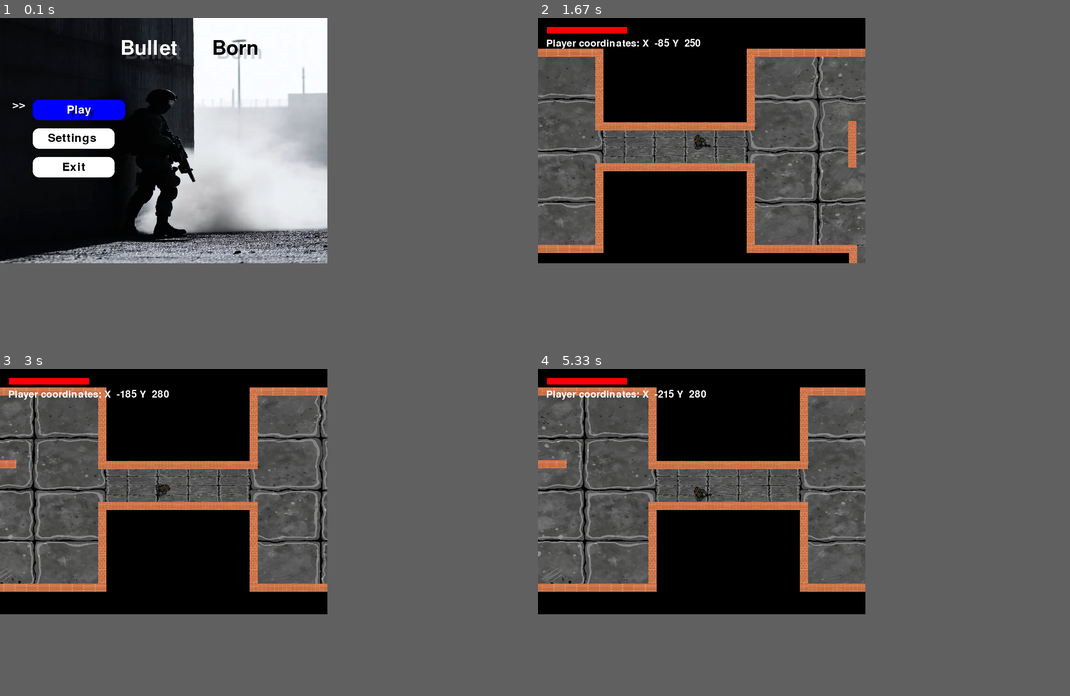
Above: before the commit, frames 1-4 (two rows, left to right).
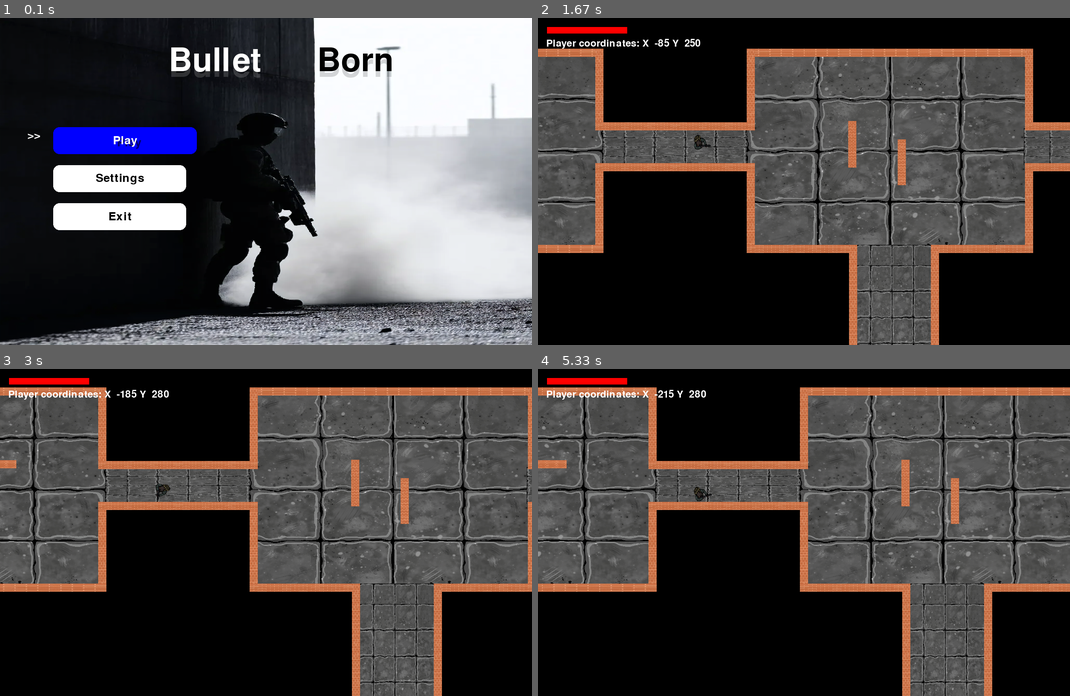
Above: after the commit, the same moments.

Repository: ML642/Pygame-Project
Game: pygame game, started from Maingame.py
Two runs of this game, one before a commit and one after it. Both use one fixed random seed, a clock stepped at 60 frames per second and the inputs below.
Inputs (mouse positions are in pixels of both pictures, inside the frame that each line leads up to):
- Up to frame 1 (0.1 s): no input
- Up to frame 2 (1.67 s): tap Enter at 0.33 s; hold Right 0.67-1.13 s; move the mouse to (782, 93) at 0.7 s; hold Up 1.17-1.47 s; move the mouse to (899, 217) at 1.2 s; hold Right from 1.5 s (still down); move the mouse to (915, 138) at 1.53 s
- Up to frame 3 (3 s): release Right at 1.97 s; hold Left 2-2.53 s; move the mouse to (329, 509) at 2.03 s; hold Down 2.57-2.87 s; move the mouse to (74, 548) at 2.6 s; hold Left from 2.9 s (still down); move the mouse to (148, 637) at 2.93 s
- Up to frame 4 (5.33 s): release Left at 3.3 s; hold Up 3.33-3.7 s; move the mouse to (873, 493) at 3.37 s; hold Right 3.73-4.37 s; move the mouse to (607, 522) at 3.77 s; hold Down 4.4-4.77 s; move the mouse to (772, 503) at 4.43 s; hold Left 4.8-5.27 s; move the mouse to (1006, 411) at 4.83 s; hold Right from 5.3 s (still down)
In our replay, the window is 800x600 before the commit and 1300x800 after it. These sizes can differ from the game's own. Grey fills any space a smaller window leaves; there, only what the larger window draws over its background counts as a difference.

The runs differ from the first frame. In frame 1, 63% of the frame differs, in the area x 0-100%, y 0-100%; in frame 2, 25%; in frame 3, 28%; in frame 4, 28%.

Commit message:
now Mainmenu and stopmenu are responsive

Diff:
--- a/Main_Menu.py
+++ b/Main_Menu.py
@@ -2,13 +2,22 @@
 import random
 from UI_components import Menu_option
 from UI_components import DustParticle
+import os
+
 pygame.init()
 
-def Main_menu ():
+def Main_menu (actual_screen_width = 1300, actual_screen_height =800):
+    os.environ['SDL_VIDEO_CENTERED'] = "1"
+
     screen_width = 800
     screen_height = 600
-    screen = pygame.display.set_mode((800, 600))
+
+    scale_x = actual_screen_width / screen_width
+    scale_y = actual_screen_height / screen_height
+
+    screen = pygame.display.set_mode((800 * scale_x, 600 * scale_y))
     clock = pygame.time.Clock()
+
 
     Main_Menu = True
     BLACK = (0, 0, 0)
@@ -18,24 +27,23 @@
     WHITE = (255, 255, 255)
     YELLOW = (255, 255, 0)
 
-    ROOM_WIDTH, ROOM_HEIGHT = 700, 500
-    CELL_SIZE = 40
+
 
     background = pygame.image.load('images/Background1.png').convert_alpha()
-    background = pygame.transform.scale(background,( screen_width,screen_height))
+    background = pygame.transform.scale(background,( screen_width * scale_x,screen_height * scale_y))
 
-    Option1 = Menu_option(80,300 - 100, 200, 50,  WHITE  , BLUE  , "Play")
-    Option2 = Menu_option(80,370 - 100, 200, 50,  WHITE  , BLUE , "Settings ")
-    Option3 = Menu_option(80,440 - 100,200,50 ,   WHITE  , BLUE , "Exit")
+    Option1 = Menu_option(80 * scale_x, (300 - 100) * scale_y, 200 * scale_x, 50 * scale_y, WHITE, BLUE, "Play")
+    Option2 = Menu_option(80 * scale_x, (370 - 100) * scale_y, 200 * scale_x, 50 * scale_y, WHITE, BLUE, "Settings")
+    Option3 = Menu_option(80 * scale_x, (440 - 100) * scale_y, 200 * scale_x, 50 * scale_y, WHITE, BLUE, "Exit")
 
     Options = [Option1, Option2, Option3]
     active = 0
     Options[active].toogle()
     dust_particles = []
     def draw_arrow(screen, x, y ,text = ">>" , color = WHITE):
-        font = pygame.font.SysFont("Bauhaus 93", 42)  # Adjust font size as needed
+        font = pygame.font.SysFont("Bauhaus 93", int(42 ))  # Adjust font size as needed
         arrow_surface = font.render(text, True, color)
-        screen.blit(arrow_surface, ( x - 30, y - 27))
+        screen.blit(arrow_surface, ( (x - 30) ,( y - 27) ))
 
     blink_interval = 500  # Time in milliseconds for each blink (on/off)
     last_blink_time = 0   # Track the last time the arrow blinked
@@ -72,8 +80,8 @@
                 active += 1
 
         if random.random() < 0.75:  # adjust spawn rate
-            x = random.randint(0, 800)
-            y = random.randint(400, 600)  # near bottom
+            x = random.randint(int(0* scale_x),int(800 * scale_x))
+            y = random.randint(int(400 * scale_y), int (600 * scale_y))  # near bottom
             dust_particles.append(DustParticle(x, y))
 
 
@@ -97,7 +105,7 @@
             if option == active and Options[option].active == False :
                 Options[option].toogle()
 
-        title_font = pygame.font.SysFont("Bauhaus 93", 72)
+        title_font = pygame.font.SysFont("Bauhaus 93", int(72* scale_x))
 
         tittle = title_font.render(" Bullet  ", RED, WHITE)
         tittle_shadow = title_font.render(" Bullet  ", RED, WHITE)
@@ -109,27 +117,26 @@
 
 
 
-        screen.blit(tittle_shadow, (screen_width // 2 - tittle.get_width() // 2 - 30 + 10, 50 + 10))
-        screen.blit(tittle, (screen_width // 2 - tittle.get_width() // 2 - 30 , 50))
+        screen.blit(tittle_shadow, ((240) * scale_x, (50 + 10) * scale_y))
+        screen.blit(tittle, ((240) * scale_x, 50 * scale_y))
 
-        screen.blit(tittle2, (screen_width // 2 - tittle.get_width() // 2 + 180, 50))
-        screen.blit(tittle2_shadow, (screen_width // 2 - tittle.get_width() // 2 + 180 + 10, 50 + 10))
+        screen.blit(tittle2, ((450) * scale_x, 50 * scale_y))
+        screen.blit(tittle2_shadow, ((450) * scale_x, (50 + 10) * scale_y))
 
+        Option1.update(80 * scale_x, (300 - 100) * scale_y, screen)
 
-        Option1.update(80 , 300 -100, screen)
+        Option2.update(80 * scale_x, (370 - 100) * scale_y, screen)
 
-        Option2.update(80 , 370 -100, screen)
+        Option3.update(80 * scale_x, (440 - 100) * scale_y, screen)
 
-        Option3.update(80 , 440  - 100, screen)
-
-        arrow_x = 60  # X position of the arrow
+        arrow_x = 60 * scale_x # X position of the arrow
         if arrow_visible == True:
                 if active == 0:
-                    draw_arrow(screen, arrow_x, 300 - 75)  # Adjust Y position for Option1
+                    draw_arrow(screen, arrow_x, (300 - 75) * scale_y)  # Adjust Y position for Option1
                 elif active == 1:
-                    draw_arrow(screen, arrow_x, 370 - 75)  # Adjust Y position for Option2
+                    draw_arrow(screen, arrow_x, (370 - 75) * scale_y)  # Adjust Y position for Option2
                 elif active == 2:
-                    draw_arrow(screen, arrow_x, 440 - 75)
+                    draw_arrow(screen, arrow_x, (440 - 75)* scale_y)
 
         if keys[pygame.K_RETURN]:
                 if active == 0 :
--- a/Maingame.py
+++ b/Maingame.py
@@ -10,11 +10,26 @@
 from Main_Menu import Main_menu
 
 
+
 pygame.init()
 screen_width = 800
 screen_height = 600
-screen = pygame.display.set_mode((800, 600))
+
+BASE_WIDTH = 800
+BASE_HEIGHT = 600
+
+SELECTED_WIDTH = 800
+SELECTED_HEIGHT = 600
+
+scale_x = SELECTED_WIDTH / BASE_WIDTH
+scale_y = SELECTED_HEIGHT / BASE_HEIGHT
+
+
+
+
+screen = pygame.display.set_mode((800 * scale_x, 600 * scale_y))
 clock = pygame.time.Clock()
+
 
 
 BLACK = (0, 0, 0)
@@ -24,7 +39,9 @@
 WHITE = (255, 255, 255)
 YELLOW = (255, 255, 0)
 
-ROOM_WIDTH, ROOM_HEIGHT = 700, 500
+
+
+ROOM_WIDTH, ROOM_HEIGHT = 700 * scale_x, 500 * scale_y
 CELL_SIZE = 40
 
 level_1data = [
@@ -51,30 +68,31 @@
 floors = pygame.sprite.Group()
 kills = 0
 
-camera = Camera(800,600 , 12000,12000)
-
-floors.add(Floor(50,50))
+camera = Camera(800 * scale_x,600 * scale_y , 12000 * scale_x,12000 * scale_y)
+
+# technical debt
+floors.add(Floor(50 * scale_x,50 * scale_y))
 def Room_Create ( x , y  , form , type , enemies_counter):
-    walls.add(generate_room(x,y,form,type))
-    floors.add(Floor(x,y))
-
-
-    Rooms.add(Room(x,y+50,enemies_counter))
+    walls.add(generate_room(int(x * scale_x),int(y * scale_y),form,type))
+    floors.add(Floor(x *  scale_x,y * scale_y))
+
+
+    Rooms.add(Room(x  * scale_x,(y+50) * scale_y , enemies_counter))
     if form == 1 or form == 2 or form ==9 or form == 8 or form == 11 or form ==7 :   # right corridor
-         floors.add(Floor_Hallway(x + 677 , y + 195 , 300 , 90))
+         floors.add(Floor_Hallway((x + 677) * scale_x , (y + 195)* scale_y , 300 * scale_x , 90 * scale_y))
     if form == 1 or form == 2 or form == 3 or form == 4 or form == 5 or form ==8 : # bottom corridor
-        floors.add(Floor_Hallway( x + 250 , y + 480 , 210 , 260 ))
+        floors.add(Floor_Hallway( (x + 250)*scale_x , (y + 480)*scale_y , 210 * scale_x , 260 * scale_y ))
     if form ==1 or form == 2 or form == 3 or form == 4 or form ==6 or form == 9  : # left corrior
-        floors.add(Floor_Hallway( x  - 300 , y + 195 , 300 ,  90 ))
+        floors.add(Floor_Hallway( (x  - 300) * scale_x , (y + 195)*scale_y , 300 * scale_x ,  90 * scale_y ))
     if form == 1 or form == 3 or form ==4 or form == 5  or form == 7 : # top corridor ,
-        floors.add(Floor_Hallway( x + 250 , y -  230   , 210 , 255 ))
+        floors.add(Floor_Hallway( (x + 250)* scale_x , (y -  230)* scale_y   , 210* scale_x , 255 * scale_y ))
 
 
 player = Player()
 #############################
-walls = generate_room(-300- ROOM_WIDTH , 50 , 7 ,1) # initiate first room
-floors.add(Floor(-300- ROOM_WIDTH , 50))
-floors.add(Floor_Hallway(-250- ROOM_WIDTH - 30 + 677 , 50 + 195 , 400 , 90))
+walls = generate_room(int((-300 - ROOM_WIDTH) * scale_x),int( 50 * scale_y), 7, 1 )  # initiate first room
+floors.add(Floor((-300 - ROOM_WIDTH) * scale_x, 50 * scale_y))
+floors.add(Floor_Hallway((-250 - ROOM_WIDTH - 30 + 677) * scale_x, (50 + 195) * scale_y, 400 * scale_x, 90 * scale_y))
 #############################
 
 for room_data in level_1data:
@@ -95,7 +113,7 @@
 drops = pygame.sprite.Group()
 running = True
 
-player.rect.center = ( -250 , 50 + ROOM_HEIGHT / 2 )  # - move the player to the room
+player.rect.center = ( -250 * scale_x ,(50 + ROOM_HEIGHT / 2 )* scale_y )  # - move the player to the room
 
 Main_menu()
 
@@ -139,9 +157,9 @@
             last_spawn_time = pygame.time.get_ticks()
             room.clear = True
             while enemies_to_spawn > 0:
-                x = random.randint(room.rect.x, room.rect.x  + ROOM_WIDTH - 160)
-
-                y = random.randint(room.rect.y, room.rect.y  + ROOM_HEIGHT - 160)
+                x = random.randint(room.rect.x, room.rect.x  + int(ROOM_WIDTH - 160 * scale_x))
+
+                y = random.randint(room.rect.y, room.rect.y  + int(ROOM_HEIGHT - (160)*scale_y))
                 enemy = Enemy(x, y,drops)
 
                 if not any(enemy.rect.colliderect(wall.rect) for wall in walls):
@@ -153,8 +171,8 @@
         mouse_buttons = pygame.mouse.get_pressed()
         if mouse_buttons[0]:  # Left click
     # Get mouse position in WORLD coordinates
-          mouse_world_x = pygame.mouse.get_pos()[0] - camera.camera.x
-          mouse_world_y = pygame.mouse.get_pos()[1] - camera.camera.y
+          mouse_world_x = pygame.mouse.get_pos()[0] / scale_x - camera.camera.x # i am sceptical about this resolution fix
+          mouse_world_y = pygame.mouse.get_pos()[1] /scale_y- camera.camera.y
 
     # Calculate direction relative to player's WORLD position
           dx = mouse_world_x - player.rect.centerx
@@ -221,12 +239,12 @@
 
             screen.blit(drop.image, camera.apply(drop))
         # Health and UI elements (drawn without camera offset)
-        font = pygame.font.SysFont(None, 36)
+        font = pygame.font.SysFont(None, int(36 * scale_x))
         health_text = font.render(f"Hearts: {int(player.health)}", True, WHITE)
         coordinates  = font.render(f"Player coordinates: X  {int(player.rect.x)} Y  {int(player.rect.y)}", True, WHITE)
 
         draw_health_bar(screen,player.health, player.max_health)
-        screen.blit(coordinates, (20, 50))
+        screen.blit(coordinates, (20 * scale_x, 50 * scale_y))
         if player.health <= 1:
             pygame.quit()
 
--- a/stopmenu.py
+++ b/stopmenu.py
@@ -2,9 +2,8 @@
 import os
 import random
 pygame.init()
-screen = pygame.display.set_mode((800, 600))
+
 pygame.display.set_caption("Pause Menu Test")
-font = pygame.font.SysFont("Arial", 40)
 
 BLACK = (0, 0, 0)
 RED = (255, 0, 0)
@@ -19,6 +18,7 @@
 volume = 0.5
 music = 0.5
 
+screen = pygame.display.set_mode((800, 600))
 
 class DustParticle:
     def __init__(self, x, y):
@@ -50,6 +50,8 @@
 
 
 def draw_button(text, x, y, width, height, color, hover_color):
+    font = pygame.font.SysFont("Arial", 40  )
+
     mouse_pos = pygame.mouse.get_pos()
     clicked = False
     button_rect = pygame.Rect(x, y, width, height,)
@@ -97,7 +99,7 @@
             music  = min(1.0, max(0.0, (mouse_x - x) / width))
     return music
 
-def pause_menu():
+def pause_menu( scale_x = 13/8, scale_y = 4/3  ):
     global paused
     dust_particles = []
     paused = True
@@ -111,8 +113,8 @@
         screen.fill(BLACK)
 
         if random.random() < 0.85:  # adjust spawn rate
-            x = random.randint(0, 800)
-            y = random.randint(400, 600)  # near bottom
+            x = random.randint(int(0* scale_x), int(800* scale_x))
+            y = random.randint(int(400* scale_y), int (600* scale_y))  # near bottom
             dust_particles.append(DustParticle(x, y))
 
 
@@ -125,30 +127,29 @@
         dust_particles = [p for p in dust_particles if not p.is_dead()]
 
 
-        React = pygame.Rect(220,140,360,400)
-
-
-
-        pygame.draw.rect(screen, WHITE , React  , 10 )
+        React = pygame.Rect(220 * scale_x,140 * scale_y,360 * scale_x,400 * scale_y)
+
+
+
+        pygame.draw.rect(screen, WHITE , React  , int(10* scale_x) )
 
 
         [X, Y ] = pygame.mouse.get_pos()
 
-        font = pygame.font.SysFont("Bauhaus 93", 70)
+        font = pygame.font.SysFont("Bauhaus 93", int(70 * scale_x))
         title = font.render(f" GAME PAUSED ", True, WHITE)
-        screen.blit(title, (330 - 150, 50))
+        screen.blit(title, ((330 - 150) * scale_x, 50* scale_y))
 
 
         # Buttons
-        if draw_button("Resume" , 300, 350-70, 200, 50, BLACK, (0, 155, 0)):
+        if draw_button("Resume", 300 * scale_x, (350 - 70) * scale_y, 200 * scale_x, 50 * scale_y, BLACK, (0, 155, 0)):
             paused = False
-        if draw_button("Settings" , 300, 350, 200, 50, BLACK, (255, 128, 0)):
+        if draw_button("Settings", 300 * scale_x, 350 * scale_y, 200 * scale_x, 50 * scale_y, BLACK, (255, 128, 0)):
             # settings logic here
             {}
 
-
-        if draw_button("Quit", 300, 420, 200, 50, BLACK, (255, 100, 100)):
-            if confirm_quit():
+        if draw_button("Quit", 300 * scale_x, 420 * scale_y, 200 * scale_x, 50 * scale_y, BLACK, (255, 100, 100)):
+            if confirm_quit(scale_x ,scale_y):
                 running = False
                 pygame.quit()
                 paused = False
@@ -156,16 +157,16 @@
         # Volume slider
 
         image_sound = pygame.image.load('images/volume.png').convert_alpha()
-        sound_icon = pygame.transform.scale(image_sound , (50, 50))
-
-        screen.blit(sound_icon, (240, 190 - 20))
-        draw_slider(300, 200 - 20, 200, 30, volume)
+        sound_icon = pygame.transform.scale(image_sound , (50* scale_x, 50 * scale_y))
+
+        screen.blit(sound_icon , (240 * scale_x, (190 - 20) * scale_y))
+        draw_slider(300 * scale_x, (200 - 20) * scale_y, 200 * scale_x, 30 * scale_y, volume)
 
         music_sound = pygame.image.load('images/music.png').convert_alpha()
-        music_icon = pygame.transform.scale(music_sound , (40, 40))
-
-        screen.blit(music_icon, (240, 240 - 20))
-        draw_slider_music(300, 250 - 20 , 200, 30, music )
+        music_icon = pygame.transform.scale(music_sound , (40 * scale_x, 40 * scale_y))
+
+        screen.blit(music_icon, (240 * scale_x, (240 - 20) * scale_y))
+        draw_slider_music(300 * scale_x, (250 - 20) * scale_y , 200* scale_x, 30 * scale_x, music )
         pygame.display.flip()
 
         for event in pygame.event.get():
@@ -176,16 +177,18 @@
                 if event.key == pygame.K_ESCAPE:
                     paused = False
 
-def confirm_quit():
+def confirm_quit(scale_x , scale_y):
+    font = pygame.font.SysFont("Arial", int(40* scale_x) )
+
     while True:
 
         screen.fill(BLACK)
         message = font.render("Quit Game?", True, WHITE)
-        screen.blit(message, (300, 200))
-
-        if draw_button("Yes", 250, 300, 100, 50, RED, (255, 100, 100)):
+        screen.blit(message, (300* scale_x , 200 * scale_y))
+
+        if draw_button("Yes", 250 * scale_x, 300* scale_y, 100* scale_x, 50 * scale_y, RED, (255, 100, 100)):
             return True
-        if draw_button("No", 450, 300, 100, 50, GREEN, (100, 255, 100)):
+        if draw_button("No", 450 * scale_x, 300 * scale_y, 100 * scale_x, 50 * scale_y, GREEN, (100, 255, 100)):
             return False
 
         pygame.display.flip()
